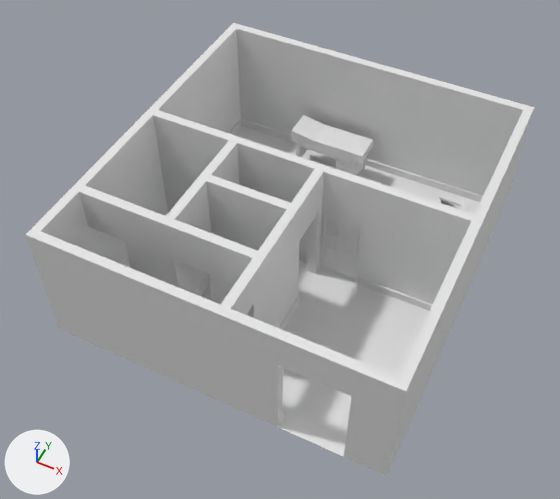
What one commit did to the Blender file consultorio.blend.
Before and after are seen from a 50 mm camera at (6.44, -10.77, 13.72) aimed at (1.36, -0.61, 1.03). Arrows for +X, +Y and +Z are at lower left; the lights stay in place.
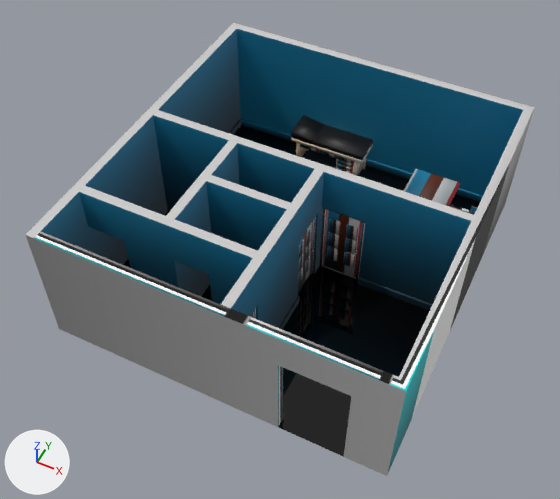
Changed parts and their boxes [x1, y1, x2, y2] in the pictures (560 x 499 px; the box of a moved part takes in the faces that stretch with it):
'Cubo.002', recoloured, surface changed: [26, 23, 535, 476] in both
'Cube.014', recoloured, shading changed (white to black): [291, 115, 373, 176] in both
'Cube.029', recoloured, moved: before [319, 207, 365, 282]; after [319, 207, 365, 280]
'escritorio', added: after [403, 169, 460, 206]
'Cube.001', added: after [298, 217, 316, 293]
'Cube.033', recoloured, moved: before [439, 195, 471, 212]; after [449, 204, 477, 215]
'Cube.002', added: after [250, 308, 256, 319]
part 1 of me_cubo_002, moved or reshaped: [225, 172, 324, 330] in both
part 2 of me_cubo_002, surface changed: [26, 235, 406, 476] in both
part 5 of me_cube_014, shading changed: [300, 125, 373, 174] in both

The change, as a diff of the scene's bpy script:
```diff
--- a/consultorio.blend.py
+++ b/consultorio.blend.py
@@ mat_paleta_colores @@
+mat_paleta_colores = bpy.data.materials.new('Paleta_Colores')
+# uses the picture img_atlas_colores_png
+# uses the picture img_atlas_specular_png
@@ me_cubo_002 @@
 me_cubo_002.from_pydata(...)  # 160 vertices, 101 faces; spans x -7.3..0.3, y -4.0..4.1, z 0.0..3.0
-me_cubo_002.vertices[88].co = (-3.0, -3.0, 2.2)  # pixel (253, 304)
-me_cubo_002.vertices[89].co = (-3.2, -3.0, 2.2)
-me_cubo_002.vertices[92].co = (-3.2, -3.8, 2.2)
-me_cubo_002.vertices[93].co = (-3.0, -3.8, 2.2)
+# me_cubo_002 part 1
+for i in [22, 23, 128, 142, 144]: me_cubo_002.vertices[i].co += Vector((0.0, 0.17, 0.0))
+me_cubo_002.vertices[88].co = (-3.0, -2.83, 1.99)  # pixel (257, 304)
+me_cubo_002.vertices[89].co = (-3.2, -2.83, 1.99)
+me_cubo_002.vertices[92].co = (-3.2, -3.8, 1.99)
+me_cubo_002.vertices[93].co = (-3.0, -3.8, 1.99)
+# me_cubo_002 part 2: texture (UV) coordinates of 3 of 101 faces, centred in x -7.2..-0.76, y -4.0, z 1.5..1.74, changed; they spanned u 0.38..0.62, v 0.48..1.0 and now span u 0.38..0.51, v 0.27..0.33
+me_cubo_002.materials.append(mat_paleta_colores)
@@ me_cube_014 @@
 me_cube_014.from_pydata(...)  # 3076 vertices, 3210 faces; spans x -1.01..0.93, y 0.83..1.53, z 0.18..1.22
-me_cube_014.materials.append(mat_material)  # white #e7e7e7
+# me_cube_014 part 5: all faces are now shaded smooth (3210 of 3210 changed)
+me_cube_014.materials.append(mat_paleta_colores)
@@ me_cube_021 @@
 me_cube_021.from_pydata(...)  # 556 vertices, 404 faces; spans x 2.821..3.539, y 1.669..2.449, z 0.448..1.419
+# me_cube_021 part 3: the whole mesh is moved by (-3.18, -2.059, -0.934)
+me_cube_021.materials.append(mat_paleta_colores)
@@ me_cube_030 @@
 me_cube_030.from_pydata(...)  # 1782 vertices, 1732 faces; spans x -6.24..-5.23, y -0.06..0.18, z -1.73..0.26
+# me_cube_030 part 4: the whole mesh is moved by (5.74, -0.06, 0.74)
+me_cube_030.materials.append(mat_paleta_colores)
@@ ob_cube_033 @@
 ob_cube_033 = bpy.data.objects.new('Cube.033', me_cube_021)
-ob_cube_033.location = (1.16, 0.0, 0.0)
+ob_cube_033.location = (4.5, 2.34, 0.5)
@@ ob_cube_029 @@
 ob_cube_029 = bpy.data.objects.new('Cube.029', me_cube_030)
-ob_cube_029.location = (8.24, 0.1, 1.75)
+ob_cube_029.location = (2.5, 0.2, 1.01)
 _m = ob_cube_029.modifiers.new('Bevel', 'BEVEL')
@@ ob_cube_001 @@
+ob_cube_001 = bpy.data.objects.new('Cube.001', me_cube_005)  # 1782 vertices, 1732 faces; spans x -0.52..0.39, y -0.1..0.14, z -0.99..0.99; modifiers BEVEL
+ob_cube_001.location = (1.91, -0.49, 1.01)
+ob_cube_001.rotation_euler = (0.0, 0.0, 1.571)  # degrees (0, 0, 90)
@@ ob_cube_002 @@
+ob_cube_002 = bpy.data.objects.new('Cube.002', me_cube_004)  # 1782 vertices, 1732 faces; spans x -0.5..0.5, y -0.12..0.12, z -0.99..0.99; modifiers BEVEL
+ob_cube_002.location = (1.9, -3.33, 1.01)
+ob_cube_002.rotation_euler = (0.0, 0.0, 1.571)  # degrees (0, 0, 90)
@@ ob_escritorio @@
+ob_escritorio = bpy.data.objects.new('escritorio', me_escritorio)  # 306 vertices, 200 faces; spans x 2.97..4.13, y 0.8..1.86, z -3.17..-0.99
+ob_escritorio.location = (0.16, 0.0, -0.79)
+ob_escritorio.rotation_euler = (1.571, 0.0, 0.0)  # degrees (90, 0, 0)
```
